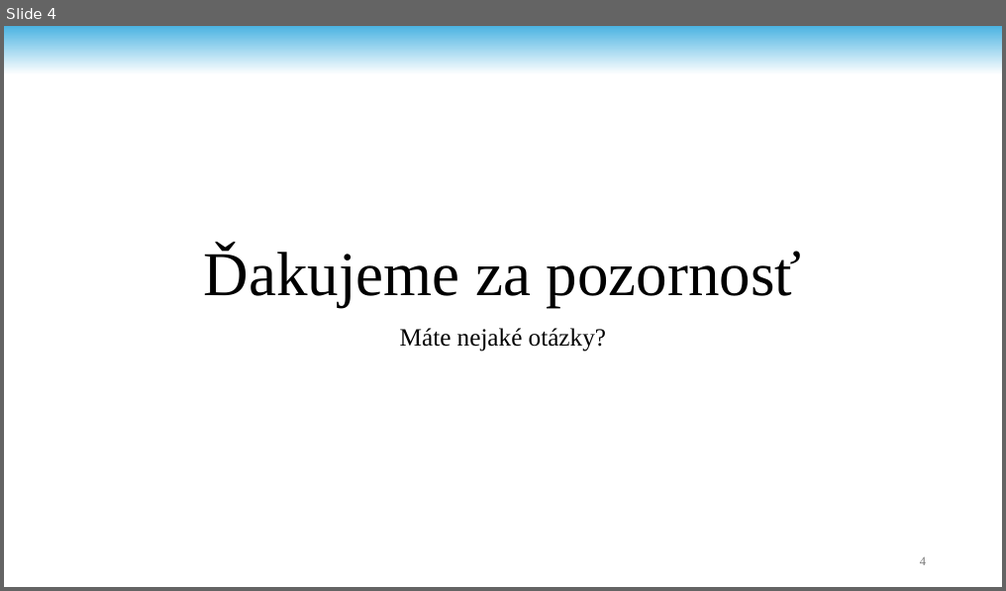
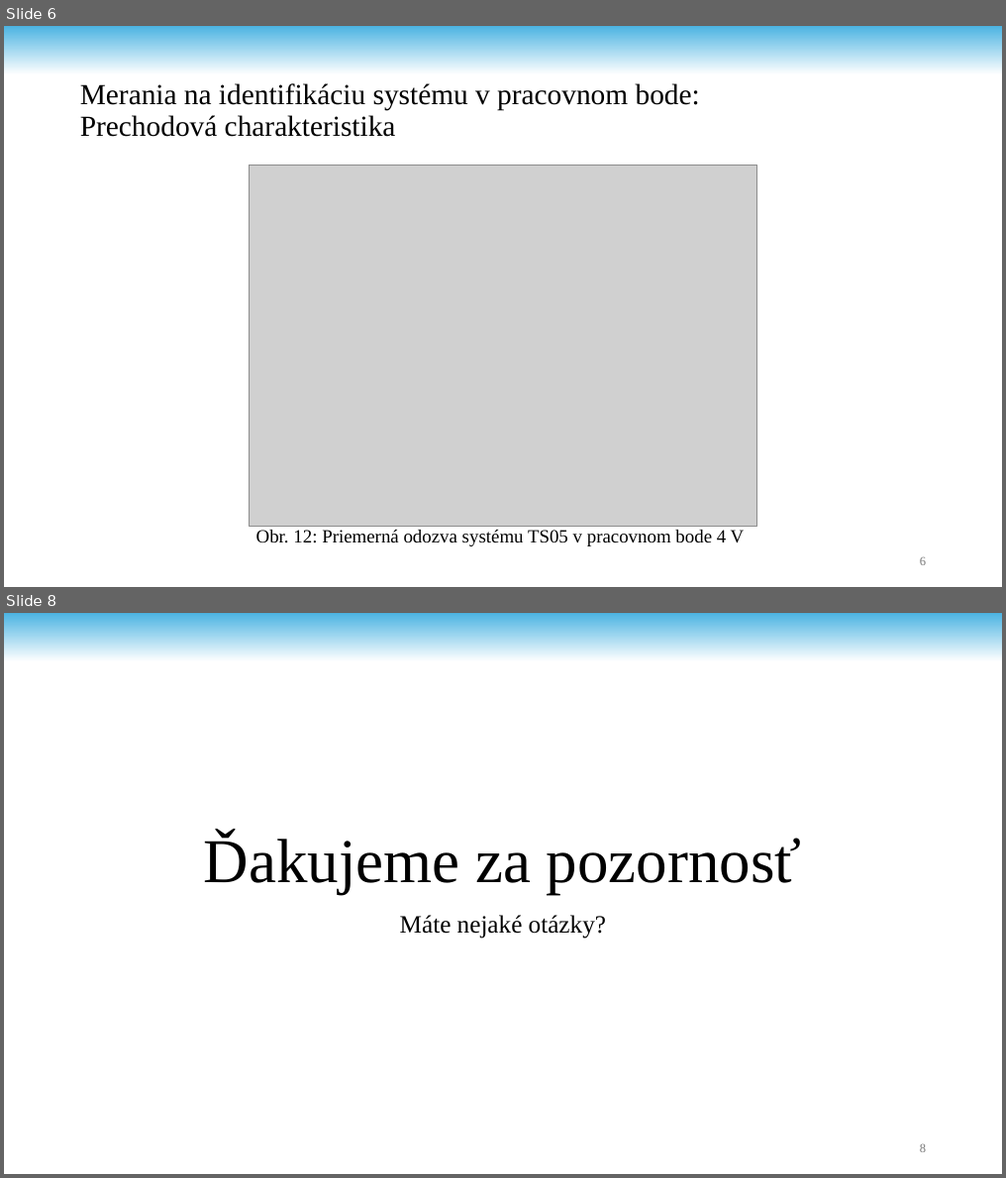
Before and after one commit to andrii-stoliar/DP-Stoliar, a slide deck: PREZ.pptx. Shown one above the other, each under a label of ours: slide 4 before the commit, slides 6 and 8 after it; the slides between them are not shown. The pictures are 1006x591 and 1006x1178 pixels, drawn with LibreOffice and Linux fonts; fonts in the diff are those of the drawing; grey boxes stand for pictures; background and template pictures are left out. Boxes give left, top, right and bottom in pixels: in the first picture for what was removed or moved away, otherwise in the second. Text is boxed around its words. In the diff, an @@ line names an element or a change of style, - is before the commit and + after.

```diff
--- a/PREZ.pptx
+++ b/PREZ.pptx
@@ slide 6 added at (4,26,1002,587), background #FFFFFF; not listed: 1 template element that a slide beside it also shows @@
@@ title added at (80,83,700,137), 28 pt, text #000000 @@
+Merania na identifikáciu systému v pracovnom bode:
+Prechodová charakteristika
@@ picture added at (249,166,757,527) @@
@@ text added at (256,530,745,547), 18 pt, text #000000 @@
+Obr. 12: Priemerná odozva systému TS05 v pracovnom bode 4 V
@@ page number added at (920,558,926,566), 12 pt, text #797979 @@
+6
@@ what was slide 4 is now slide 8 @@
@@ page number at (920,1145,926,1153): text changed @@
-4
+8
```
Also in this commit, not shown: 1 slide changed, 5 other slides added, 2 slides removed.
